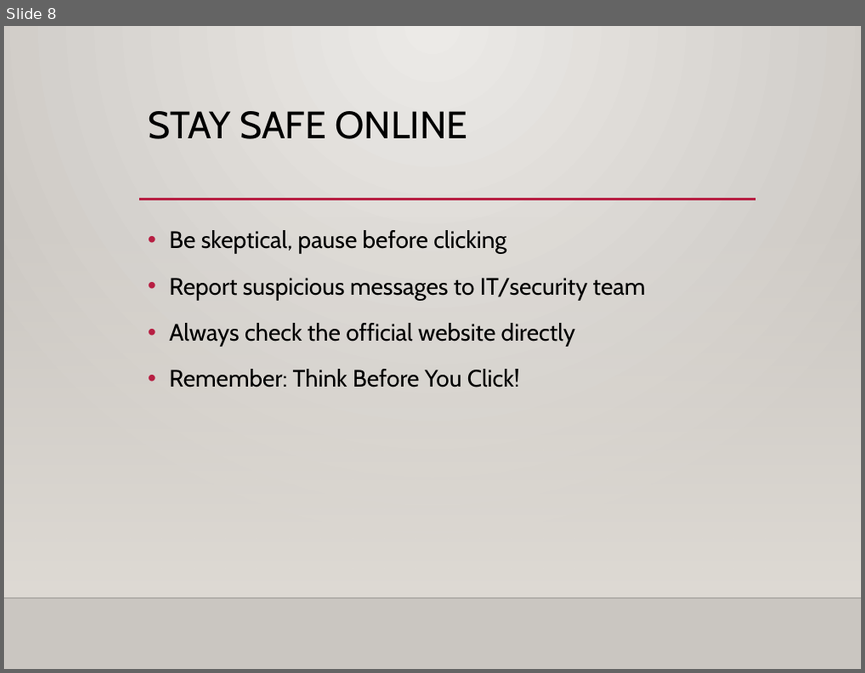
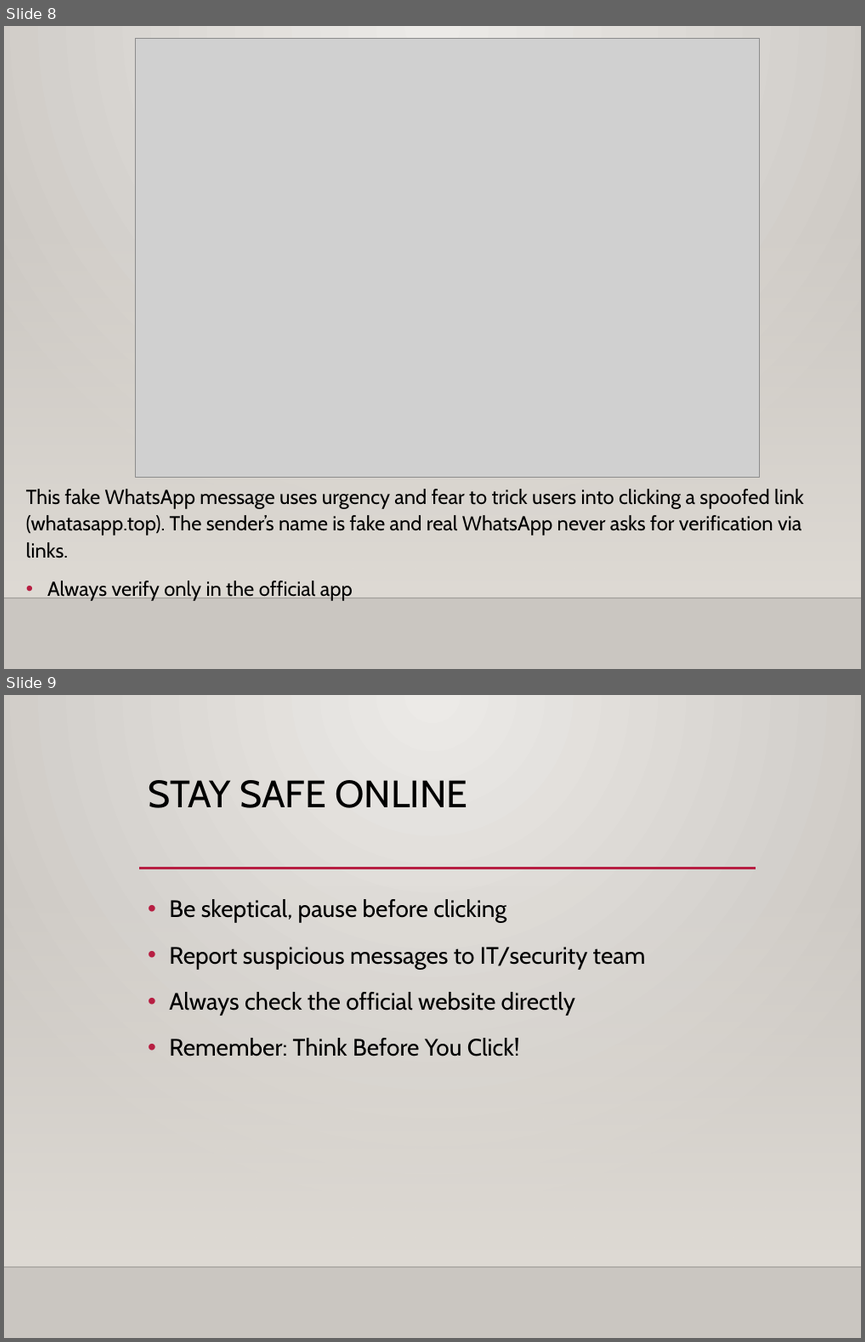
Before and after one commit to zoldyckd/cyberrangers, a slide deck: public/websitepopup/Phishing.pptx. Shown one above the other, each under a label of ours: slide 8 before the commit, slides 8 and 9 after it. The pictures are 865x673 and 865x1342 pixels, drawn with LibreOffice and Linux fonts; fonts in the diff are those of the drawing; grey boxes stand for pictures; background and template pictures are left out. Boxes give left, top, right and bottom in pixels: in the first picture for what was removed or moved away, otherwise in the second. Text is boxed around its words. In the diff, an @@ line names an element or a change of style, - is before the commit and + after.

Commit message:
added sms phishing

```diff
--- a/public/websitepopup/Phishing.pptx
+++ b/public/websitepopup/Phishing.pptx
@@ slide 8 added at box(4, 26, 861, 669), background gradient #ECEAE7 to #CAC7C1; not listed: 2 template elements that a slide beside it also shows @@
@@ picture added at box(135, 38, 759, 476) @@
@@ text added at box(26, 488, 804, 598), 17 pt, text #000000 @@
+This fake WhatsApp message uses urgency and fear to trick users into clicking a spoofed link (whatasapp.top). The sender’s name is fake and real WhatsApp never asks for verification via links.
+• Always verify only in the official app
@@ what was slide 8 is now slide 9 @@
```
